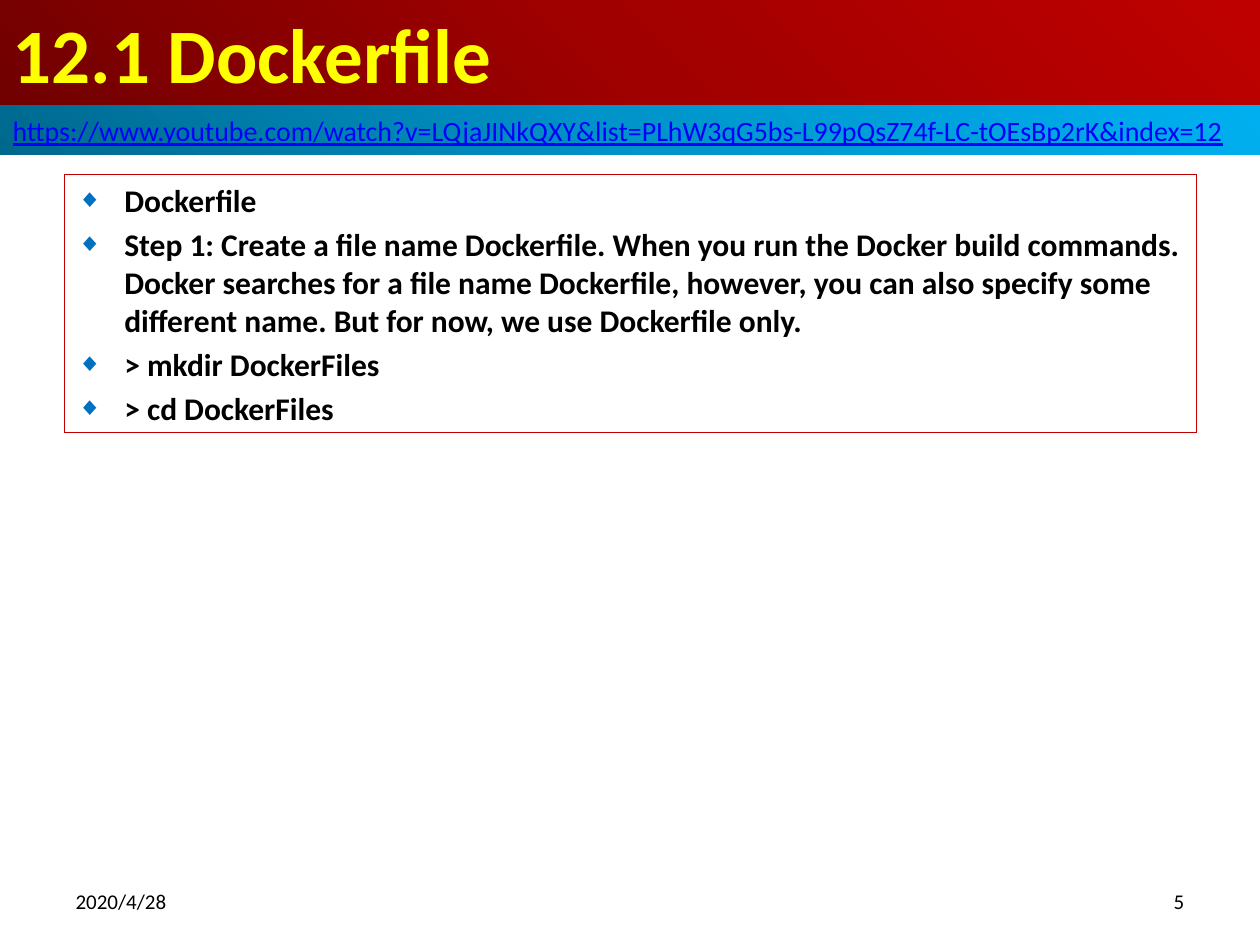
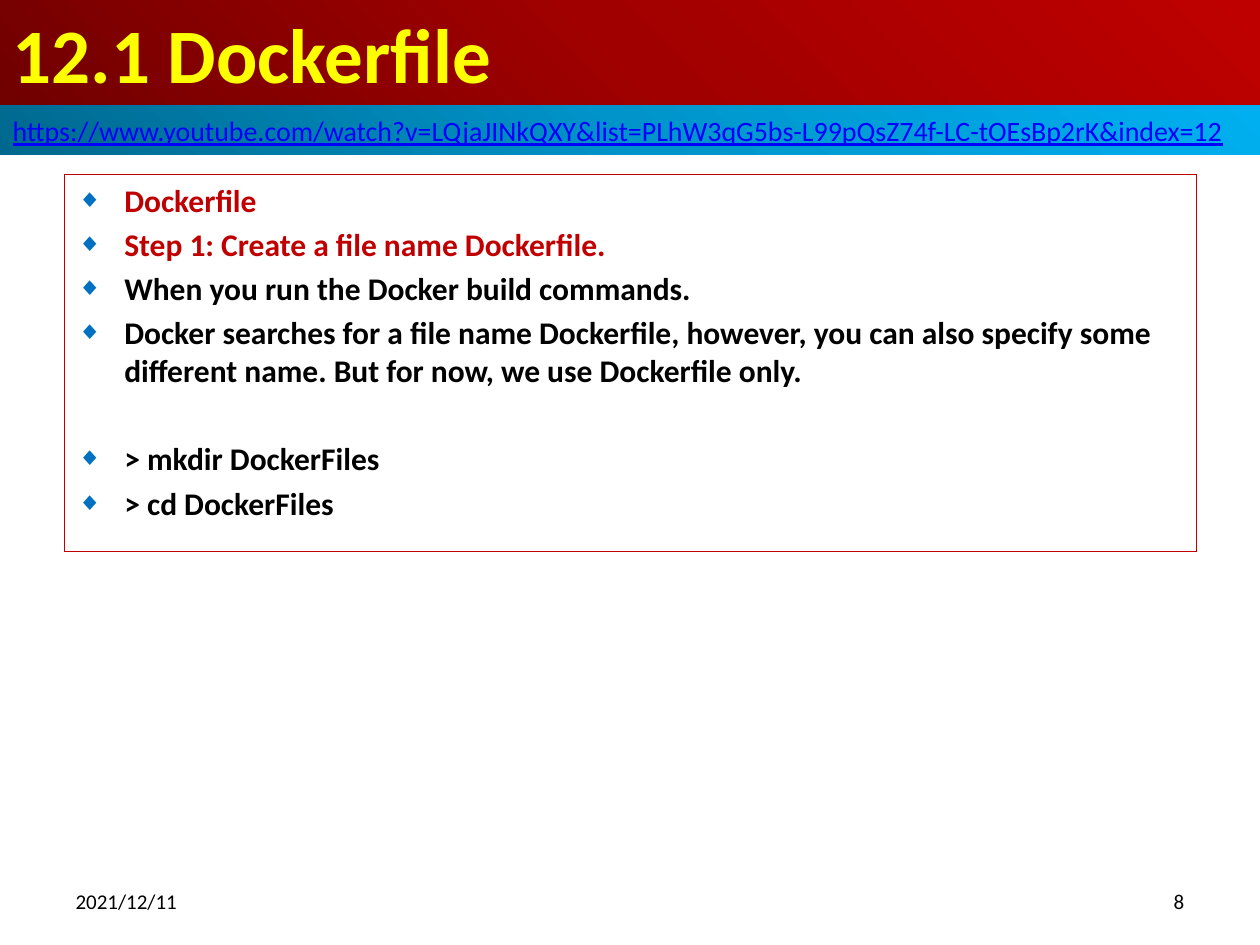
Before and after one commit to peterhchen/800-Docker, a slide deck: slide 8 of 12_Dockerfile.pptx (slide 5 before the commit). Drawn at 1260x945 pixels with LibreOffice and Linux fonts; fonts in the diff are those of the drawing. Boxes give left, top, right and bottom in pixels: in the first picture for what was removed or moved away, otherwise in the second. Text is boxed around its words. In the diff, an @@ line names an element or a change of style, - is before the commit and + after.

```diff
--- a/12_Dockerfile.pptx
+++ b/12_Dockerfile.pptx
@@ subtitle "Dockerfile": place and size @@
-subtitle "Dockerfile" at [64, 175, 1197, 433]
+subtitle "Dockerfile" at [64, 175, 1197, 552]
@@ subtitle at [124, 190, 256, 213]: text colour #000000 to #C00000 in "Dockerfile" @@
@@ subtitle at [124, 234, 1151, 387]: text changed @@
-◆ Step 1: Create a file name Dockerfile. When you run the Docker build commands. Docker searches for a file name Dockerfile, however, you can also specify some different name. But for now, we use Dockerfile only.
+◆ Step 1: Create a file name Dockerfile.
+◆ When you run the Docker build commands.
+◆ Docker searches for a file name Dockerfile, however, you can also specify some different name. But for now, we use Dockerfile only.
@@ text at [76, 894, 177, 910]: text changed @@
-2020/4/28
+2021/12/11
@@ page number at [1174, 894, 1185, 909]: text changed @@
-5
+8
```
Also in this commit, not shown: 11 other slides changed, 3 slides added.
